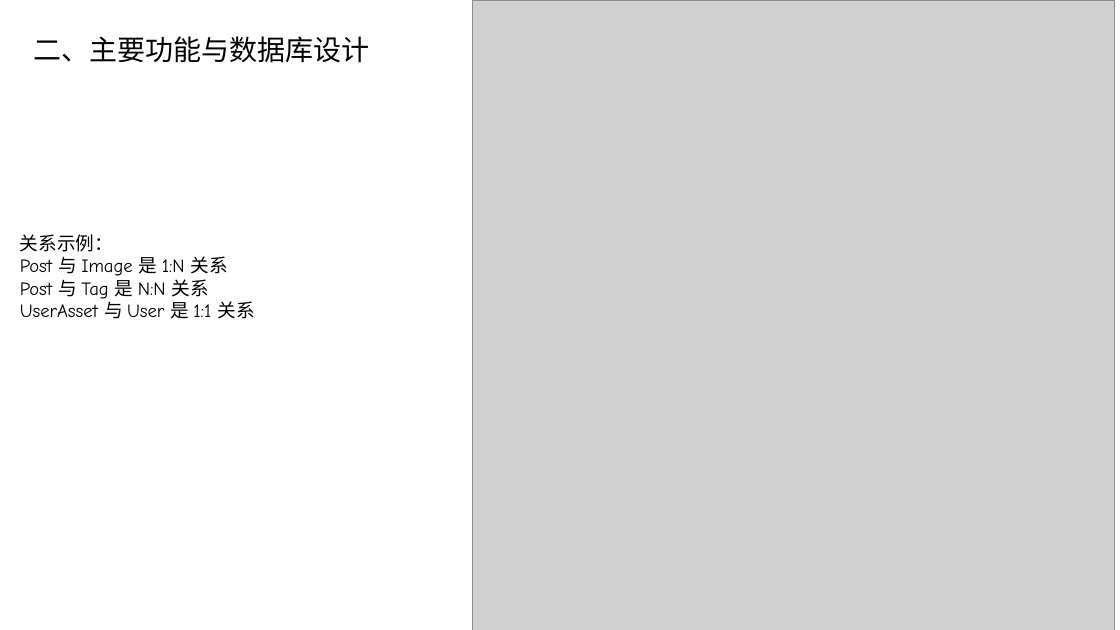
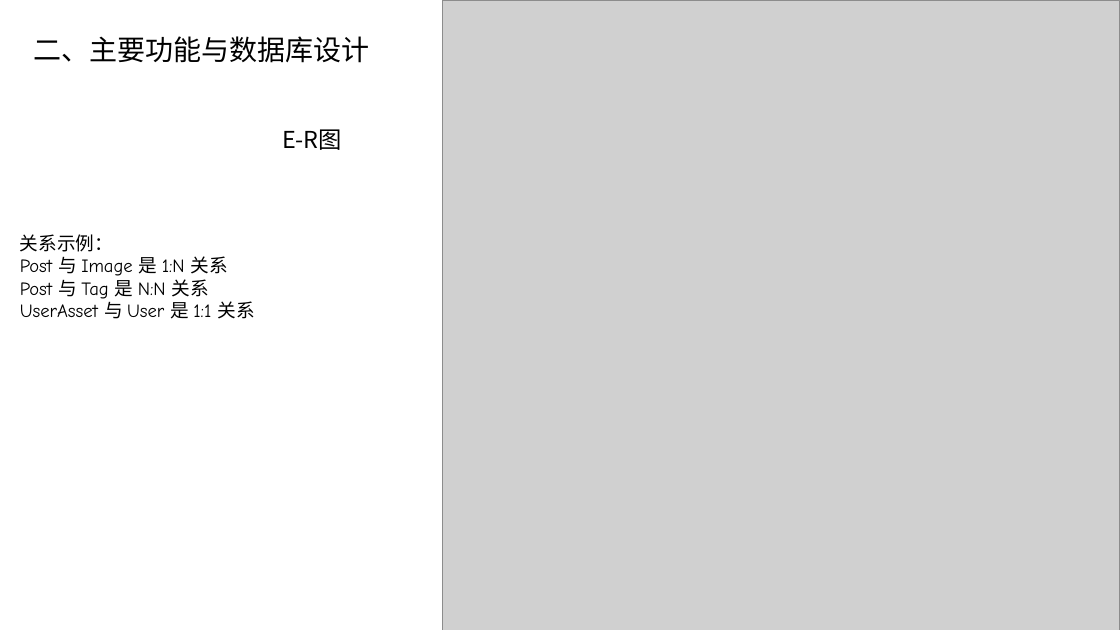
Before and after one commit to 57UU/southern_money, a slide deck: slide 4 of report/数据库演示.pptx. Drawn at 1120x630 pixels with LibreOffice and Linux fonts; fonts in the diff are those of the drawing; grey boxes stand for pictures. Boxes give left, top, right and bottom in pixels: in the first picture for what was removed or moved away, otherwise in the second. Text is boxed around its words. In the diff, an @@ line names an element or a change of style, - is before the commit and + after.

```diff
--- a/report/数据库演示.pptx
+++ b/report/数据库演示.pptx
@@ picture: place and size @@
-picture at [473, 0, 1115, 630]
+picture at [443, 0, 1120, 630]
@@ text added at [282, 129, 342, 150], 20 pt, text #000000 @@
+E-R图
```
Also in this commit, not shown: 1 other file.
